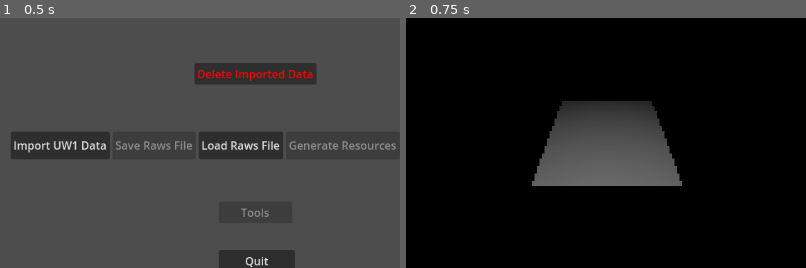
Above: before the commit, frames 1-2 (left to right).
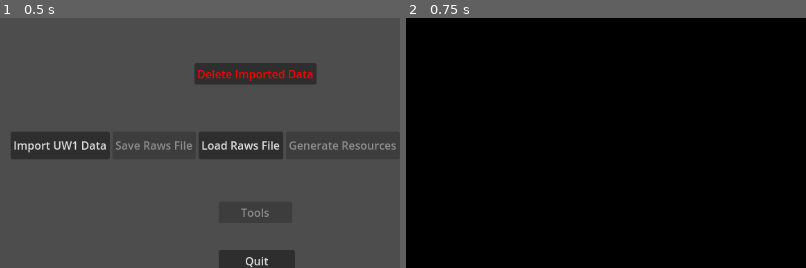
Above: after the commit, the same moments.

Repository: jastadj/uwgodot3
Game: Godot game, scene res://scenes/startup/startup.tscn
The game is run twice, just before and just after one commit, with the same random seed, the same clock (stepped at 60 frames per second) and the same inputs.
Inputs:
- Up to frame 1 (0.5 s): no input
- Up to frame 2 (0.75 s): click "Load Raws, Generate Resources…" at 0.5 s
The pictures show only the part of the screen within x 18-68%, y 19-69%; the shares and areas given below are measured in that part.

Frame 1 is identical in both runs. In frame 2, 10% of the frame differs, in the area x 31-69%, y 33-68%.
Error in both runs: Invalid access to property or key 'palettes' on a base object of type 'Dictionary'. (res://system/system.gd:67)

Commit message:
level cell base

Diff:
--- /dev/null
+++ b/level_cell/level_cell.tscn
@@ -0,0 +1,7 @@
+[gd_scene load_steps=2 format=3 uid="uid://ci30vx52kmmox"]
+
+[ext_resource type="PackedScene" uid="uid://te5170mgx4uc" path="res://models/floor.tscn" id="1_7asc4"]
+
+[node name="level_cell" type="Node3D"]
+
+[node name="floor" parent="." instance=ExtResource("1_7asc4")]
--- a/models/floor.tscn
+++ b/models/floor.tscn
@@ -1,4 +1,4 @@
-[gd_scene load_steps=4 format=3 uid="uid://te5170mgx4uc"]
+[gd_scene load_steps=4 format=4 uid="uid://te5170mgx4uc"]
 
 [ext_resource type="Shader" path="res://shaders/spatialshader_palette_rotation_uw1.gdshader" id="1_dh1u4"]
 
@@ -6,14 +6,14 @@
 resource_name = "floor_Plane"
 _surfaces = [{
 "aabb": AABB(-1, 0, -1, 2, 1e-05, 2.00001),
-"attribute_data": PackedByteArray(0, 0, 0, 0, 0, 0, 128, 63, 0, 0, 128, 63, 0, 0, 128, 63, 0, 0, 0, 0, 0, 0, 0, 0, 0, 0, 128, 63, 0, 0, 0, 0),
+"attribute_data": PackedByteArray("AAAAAAAAgD8AAIA/AACAPwAAAAAAAAAAAACAPwAAAAA="),
 "format": 34359742487,
 "index_count": 6,
-"index_data": PackedByteArray(0, 0, 3, 0, 1, 0, 0, 0, 2, 0, 3, 0),
+"index_data": PackedByteArray("AAADAAEAAAACAAMA"),
 "primitive": 3,
 "uv_scale": Vector4(0, 0, 0, 0),
 "vertex_count": 4,
-"vertex_data": PackedByteArray(0, 0, 128, 191, 0, 0, 0, 0, 0, 0, 128, 63, 0, 0, 128, 63, 0, 0, 0, 0, 0, 0, 128, 63, 0, 0, 128, 191, 0, 0, 0, 0, 0, 0, 128, 191, 0, 0, 128, 63, 0, 0, 0, 0, 0, 0, 128, 191, 255, 127, 255, 255, 255, 255, 255, 191, 255, 127, 255, 255, 255, 255, 255, 191, 255, 127, 255, 255, 255, 255, 255, 191, 255, 127, 255, 255, 255, 255, 255, 191)
+"vertex_data": PackedByteArray("AACAvwAAAAAAAIA/AACAPwAAAAAAAIA/AACAvwAAAAAAAIC/AACAPwAAAAAAAIC//3///////7//f///////v/9///////+//3///////78=")
 }]
 blend_shape_mode = 0
 
--- a/project.godot
+++ b/project.godot
@@ -12,7 +12,7 @@
 
 config/name="Abyssmal"
 run/main_scene="res://scenes/startup/startup.tscn"
-config/features=PackedStringArray("4.2", "Forward Plus")
+config/features=PackedStringArray("4.3", "Forward Plus")
 
 [autoload]
 
@@ -22,30 +22,30 @@
 
 ui_left={
 "deadzone": 0.5,
-"events": [Object(InputEventKey,"resource_local_to_scene":fa …(180 unchanged characters)… ode":0,"key_label":0,"unicode":4194319,"echo":false,"script":null)
+"events": [Object(InputEventKey,"resource_local_to_scene":fa …(180 unchanged characters)… ode":0,"key_label":0,"unicode":4194319,"location":0,"echo":false,"script":null)
 , Object(InputEventJoypadButton,"resource_local_to_scene":false,"resource_name":"","device":0,"button_index":13,"pressure":0.0,"pressed":false,"script":null)
-, Object(InputEventKey,"resource_local_to_scene":false,"reso …(162 unchanged characters)… keycode":65,"key_label":0,"unicode":97,"echo":false,"script":null)
+, Object(InputEventKey,"resource_local_to_scene":false,"reso …(162 unchanged characters)… keycode":65,"key_label":0,"unicode":97,"location":0,"echo":false,"script":null)
 ]
 }
 ui_right={
 "deadzone": 0.5,
-"events": [Object(InputEventKey,"resource_local_to_scene":fa …(180 unchanged characters)… ode":0,"key_label":0,"unicode":4194321,"echo":false,"script":null)
+"events": [Object(InputEventKey,"resource_local_to_scene":fa …(180 unchanged characters)… ode":0,"key_label":0,"unicode":4194321,"location":0,"echo":false,"script":null)
 , Object(InputEventJoypadButton,"resource_local_to_scene":false,"resource_name":"","device":0,"button_index":14,"pressure":0.0,"pressed":false,"script":null)
-, Object(InputEventKey,"resource_local_to_scene":false,"reso …(163 unchanged characters)… eycode":68,"key_label":0,"unicode":100,"echo":false,"script":null)
+, Object(InputEventKey,"resource_local_to_scene":false,"reso …(163 unchanged characters)… eycode":68,"key_label":0,"unicode":100,"location":0,"echo":false,"script":null)
 ]
 }
 ui_up={
 "deadzone": 0.5,
-"events": [Object(InputEventKey,"resource_local_to_scene":fa …(180 unchanged characters)… ode":0,"key_label":0,"unicode":4194320,"echo":false,"script":null)
+"events": [Object(InputEventKey,"resource_local_to_scene":fa …(180 unchanged characters)… ode":0,"key_label":0,"unicode":4194320,"location":0,"echo":false,"script":null)
 , Object(InputEventJoypadButton,"resource_local_to_scene":false,"resource_name":"","device":0,"button_index":11,"pressure":0.0,"pressed":false,"script":null)
-, Object(InputEventKey,"resource_local_to_scene":false,"reso …(163 unchanged characters)… eycode":87,"key_label":0,"unicode":119,"echo":false,"script":null)
+, Object(InputEventKey,"resource_local_to_scene":false,"reso …(163 unchanged characters)… eycode":87,"key_label":0,"unicode":119,"location":0,"echo":false,"script":null)
 ]
 }
 ui_down={
 "deadzone": 0.5,
-"events": [Object(InputEventKey,"resource_local_to_scene":fa …(180 unchanged characters)… ode":0,"key_label":0,"unicode":4194322,"echo":false,"script":null)
+"events": [Object(InputEventKey,"resource_local_to_scene":fa …(180 unchanged characters)… ode":0,"key_label":0,"unicode":4194322,"location":0,"echo":false,"script":null)
 , Object(InputEventJoypadButton,"resource_local_to_scene":false,"resource_name":"","device":0,"button_index":12,"pressure":0.0,"pressed":false,"script":null)
-, Object(InputEventKey,"resource_local_to_scene":false,"reso …(163 unchanged characters)… eycode":83,"key_label":0,"unicode":115,"echo":false,"script":null)
+, Object(InputEventKey,"resource_local_to_scene":false,"reso …(163 unchanged characters)… eycode":83,"key_label":0,"unicode":115,"location":0,"echo":false,"script":null)
 ]
 }
 
--- a/scenes/game/game.gd
+++ b/scenes/game/game.gd
@@ -7,8 +7,12 @@
 @onready var ui = $CanvasLayer/Control/ui
 @onready var viewport_container = $CanvasLayer/Control/SubViewportContainer
 @onready var subviewport = $CanvasLayer/Control/SubViewportContainer/SubViewport
+@onready var level = $CanvasLayer/Control/SubViewportContainer/SubViewport/level
 
+# UI
 var uw1_main_ui = preload("res://ui/uw1/main/main.tscn")
+# Render Window
+var render_window_rect:Rect2 = Rect2(Vector2(52,19),Vector2(172, 112))
 
 func _ready():
 
@@ -20,12 +24,31 @@
 	get_viewport().get_window().position = Vector2(50,50)
 
 	# adjust the game viewport size & position
-	viewport_container.position = Vector2(52,19)
-	subviewport.size = Vector2(172,112)
+	viewport_container.position = render_window_rect.position
+	subviewport.size = render_window_rect.size
 
 	# add main uw1 ui
 	ui.add_child(uw1_main_ui.instantiate())
 
+	# load level
+	level.load_level(System.cur_data["raws"]["levels"][0])
+
+func _input(event):
+
+	if event is InputEventKey:
+		# toggle fullscreen
+		if event.keycode == KEY_F1:
+			if event.pressed:
+				if viewport_container.position == render_window_rect.position and subviewport.size == Vector2i(render_window_rect.size):
+					viewport_container.position = Vector2(0,0)
+					subviewport.size = Vector2i(WINDOW_WIDTH, WINDOW_HEIGHT)
+					ui.visible = false
+				else:
+					# adjust the game viewport size & position
+					viewport_container.position = render_window_rect.position
+					subviewport.size = Vector2i(render_window_rect.size)
+					ui.visible = true
+
 func update_window():
 	get_viewport().get_window().size = Vector2(WINDOW_WIDTH*window_scale, WINDOW_HEIGHT*window_scale)
 	$CanvasLayer.scale = Vector2(window_scale, window_scale)
--- a/scenes/game/game.tscn
+++ b/scenes/game/game.tscn
@@ -33,5 +33,6 @@
 anchors_preset = 0
 offset_right = 40.0
 offset_bottom = 40.0
+mouse_filter = 2
 
 [node name="cursor" type="Sprite2D" parent="CanvasLayer"]
--- a/scenes/game/level/level.gd
+++ b/scenes/game/level/level.gd
@@ -2,5 +2,24 @@
 
 var tiles = []
 
+#$tiles/floor/Plane.get_active_material(0).set_shader_parameter("img", ImageTexture.create_from_image(System.cur_data["images"]["floor_32"][0]) )
+
 func _ready():
-	$tiles/floor/Plane.get_active_material(0).set_shader_parameter("img", ImageTexture.create_from_image(System.cur_data["images"]["floor_32"][0]) )
+	pass
+
+func load_level(level:Dictionary):
+
+	clear_level()
+
+	for y in range(0, level["length"]):
+		var new_nodey = Node3D.new()
+		new_nodey.name = str("y_",y)
+		$tiles.add_child(new_nodey)
+		for x in range(0, level["width"]):
+			var new_nodex = preload("res://level_cell/level_cell.tscn").instantiate()
+			new_nodex.name = str("x_",x)
+			new_nodey.add_child(new_nodex)
+
+
+func clear_level():
+	pass
--- a/scenes/game/level/level.tscn
+++ b/scenes/game/level/level.tscn
@@ -1,17 +1,14 @@
-[gd_scene load_steps=3 format=3 uid="uid://0ulso6gj5c2a"]
+[gd_scene load_steps=2 format=3 uid="uid://0ulso6gj5c2a"]
 
 [ext_resource type="Script" path="res://scenes/game/level/level.gd" id="1_d0uj5"]
-[ext_resource type="PackedScene" uid="uid://te5170mgx4uc" path="res://models/floor.tscn" id="2_p1hyg"]
 
 [node name="level" type="Node3D"]
 script = ExtResource("1_d0uj5")
 
 [node name="tiles" type="Node3D" parent="."]
 
-[node name="floor" parent="tiles" instance=ExtResource("2_p1hyg")]
-
 [node name="Camera3D" type="Camera3D" parent="."]
-transform = Transform3D(1, 0, 0, 0, 0.814794, 0.579751, 0, -0.579751, 0.814794, 0, 2.22165, 2.36883)
+transform = Transform3D(1, 0, 0, 0, 1, 0, 0, 0, 1, 0, 0, 0)
 current = true
 
 [node name="OmniLight3D" type="OmniLight3D" parent="Camera3D"]
--- a/ui/uw1/main/main.tscn
+++ b/ui/uw1/main/main.tscn
@@ -9,6 +9,7 @@
 anchor_bottom = 1.0
 grow_horizontal = 2
 grow_vertical = 2
+mouse_filter = 2
 script = ExtResource("1_opcsg")
 
 [node name="main" type="Sprite2D" parent="."]
Not shown, added: raws/blender/floor.blend.import
